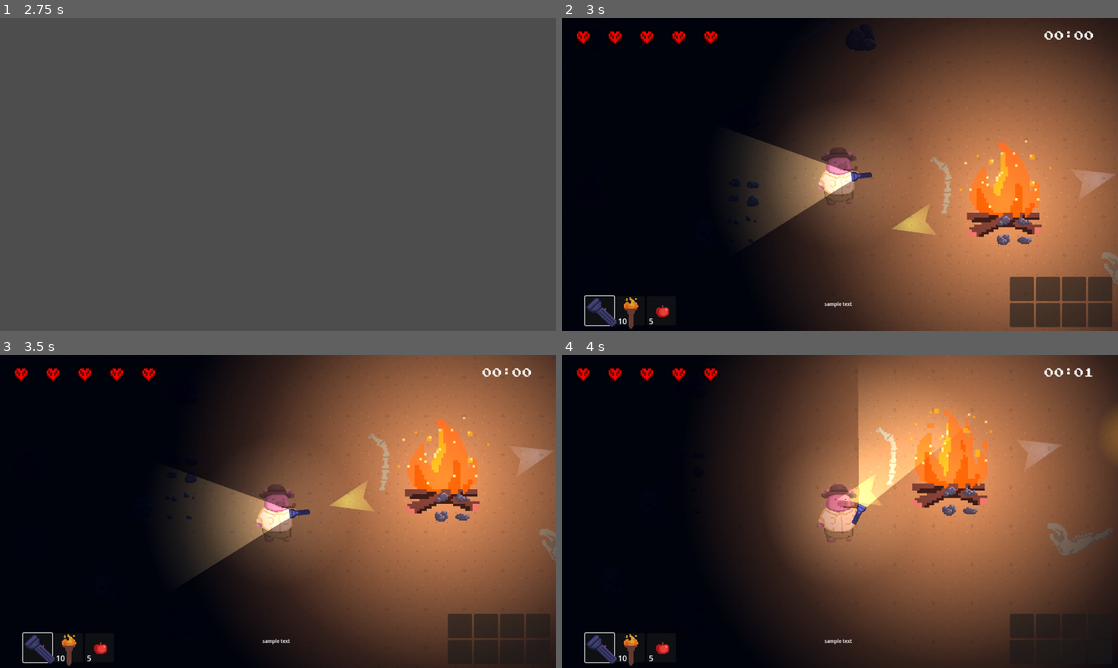
Above: before the commit, frames 1-4 (two rows, left to right).
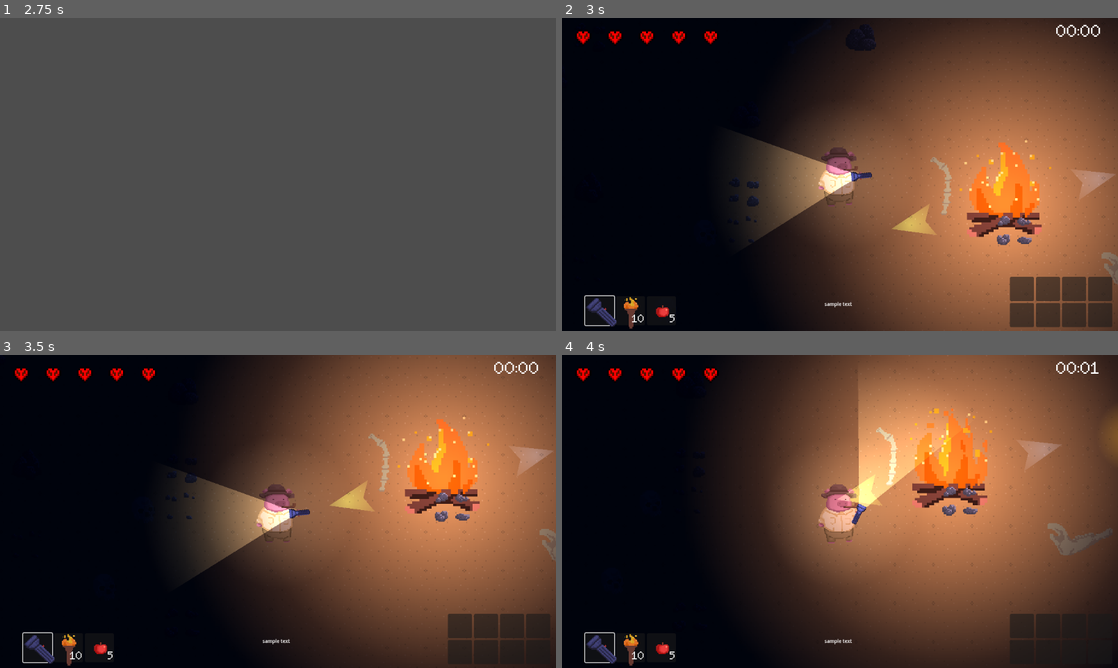
Above: after the commit, the same moments.

Repository: JasonLee4/MaizeRunnerGame
Game: Godot game, scene res://scenes/menus/main_menu.tscn
Same seed, same stepped clock (60 frames per second), same inputs: the game is played once before the commit and once after it. Sound files missing from this copy of the repository are replaced by a short silence.
Inputs (mouse positions are in pixels of both pictures, inside the frame that each line leads up to):
- Up to frame 1 (2.75 s): click (278, 180) at 0.5 s; click "CREATE SAVE --" at 1.25 s; tap Enter at 2 s; move the mouse to (400, 158) at 2.02 s; hold D (right) from 2.03 s (still down); hold F (advance_dialogue) from 2.03 s (still down)
- Up to frame 2 (3 s): tap Space (dash) at 2.75, 2.85 s; move the mouse to (728, 190) at 2.77 s; release D (right) at 2.78 s; release F (advance_dialogue) at 2.78 s; hold S (down) from 2.78 s (still down)
- Up to frame 3 (3.5 s): keep holding S (down)
- Up to frame 4 (4 s): move the mouse to (895, 442) at 3.52 s; release S (down) at 3.53 s; hold D (right) from 3.53 s (still down); click (895, 442) at 3.6 s

Frame 1 is identical in both runs. In frame 2, 0.3% of the frame differs, in the area x 10-97%, y 2-98%; in frame 3, 0.3%; in frame 4, 0.3%.

Commit message:
add pixel sleigh font, add it to ui

Diff:
--- a/scenes/ui/backpack_slot.tscn
+++ b/scenes/ui/backpack_slot.tscn
@@ -1,6 +1,7 @@
-[gd_scene load_steps=3 format=3 uid="uid://bgnq3cthow4ok"]
+[gd_scene load_steps=4 format=3 uid="uid://bgnq3cthow4ok"]
 
 [ext_resource type="Script" path="res://scenes/ui/backpack_slot.gd" id="1_ydx18"]
+[ext_resource type="FontFile" uid="uid://d1eqqtaqlhuy4" path="res://assets/ui/PixelSleigh.ttf" id="2_5h41g"]
 
 [sub_resource type="LabelSettings" id="LabelSettings_s0ddv"]
 font_size = 25
@@ -28,11 +29,13 @@
 
 [node name="Label" type="Label" parent="CenterContainer/Panel"]
 layout_mode = 0
-offset_left = -23.0
-offset_top = 8.0
-offset_right = 66.0
-offset_bottom = 43.0
+offset_left = -22.0
+offset_top = 5.0
+offset_right = 67.0
+offset_bottom = 40.0
 scale = Vector2(0.5, 0.5)
+theme_override_fonts/font = ExtResource("2_5h41g")
 text = "0"
 label_settings = SubResource("LabelSettings_s0ddv")
 horizontal_alignment = 2
+vertical_alignment = 2
--- a/scenes/ui/hotbar_slot.tscn
+++ b/scenes/ui/hotbar_slot.tscn
@@ -1,6 +1,7 @@
-[gd_scene load_steps=3 format=3 uid="uid://byeselobihax4"]
+[gd_scene load_steps=4 format=3 uid="uid://byeselobihax4"]
 
 [ext_resource type="Script" path="res://scenes/ui/hotbar_slot.gd" id="1_kkbiw"]
+[ext_resource type="FontFile" uid="uid://d1eqqtaqlhuy4" path="res://assets/ui/PixelSleigh.ttf" id="2_2sssv"]
 
 [sub_resource type="LabelSettings" id="LabelSettings_atcaj"]
 line_spacing = 0.0
@@ -31,9 +32,13 @@
 
 [node name="Label" type="Label" parent="CenterContainer/Panel"]
 layout_mode = 0
-offset_left = -27.0
-offset_top = 9.0
-offset_right = 13.0
-offset_bottom = 32.0
+offset_left = -14.0
+offset_top = 10.0
+offset_right = 26.0
+offset_bottom = 33.0
+theme_override_fonts/font = ExtResource("2_2sssv")
+theme_override_font_sizes/font_size = 7
 text = "0"
 label_settings = SubResource("LabelSettings_atcaj")
+horizontal_alignment = 2
+vertical_alignment = 1
--- a/scenes/ui/ui.tscn
+++ b/scenes/ui/ui.tscn
@@ -5,7 +5,7 @@
 [ext_resource type="Script" path="res://scenes/ui/minimap.gd" id="3_g5b3g"]
 [ext_resource type="Texture2D" uid="uid://wiol24vxcxnv" path="res://assets/ui/minimap-icons.png" id="4_etjpm"]
 [ext_resource type="PackedScene" uid="uid://cbkisr6j6ais2" path="res://scenes/ui/hot_bar.tscn" id="5_hlh8u"]
-[ext_resource type="FontFile" uid="uid://cb6u7h12t2r43" path="res://assets/ui/joystix monospace.otf" id="6_1tqm1"]
+[ext_resource type="FontFile" uid="uid://d1eqqtaqlhuy4" path="res://assets/ui/PixelSleigh.ttf" id="6_r816i"]
 [ext_resource type="PackedScene" uid="uid://c6jq8xlxnv1r8" path="res://scenes/ui/backpack_menu.tscn" id="7_4nqm3"]
 [ext_resource type="PackedScene" uid="uid://buqcuuo15n8sg" path="res://scenes/menus/pause_menu.tscn" id="8_nvfsd"]
 [ext_resource type="PackedScene" uid="uid://wqx546fxgt0q" path="res://scenes/ui/tooltip.tscn" id="9_drrv1"]
@@ -85,13 +85,13 @@
 anchor_top = 0.5
 anchor_right = 0.5
 anchor_bottom = 0.5
-offset_left = -52.5
-offset_top = -15.0
-offset_right = 52.5
-offset_bottom = 15.0
+offset_left = -29.0
+offset_top = -2.0
+offset_right = 76.0
+offset_bottom = 28.0
 grow_horizontal = 2
 grow_vertical = 2
-theme_override_fonts/font = ExtResource("6_1tqm1")
+theme_override_fonts/font = ExtResource("6_r816i")
 theme_override_font_sizes/font_size = 25
 text = "00:00"
 
Binary file added: assets/ui/PixelSleigh.ttf
Not shown, added: assets/ui/PixelSleigh.ttf.import
